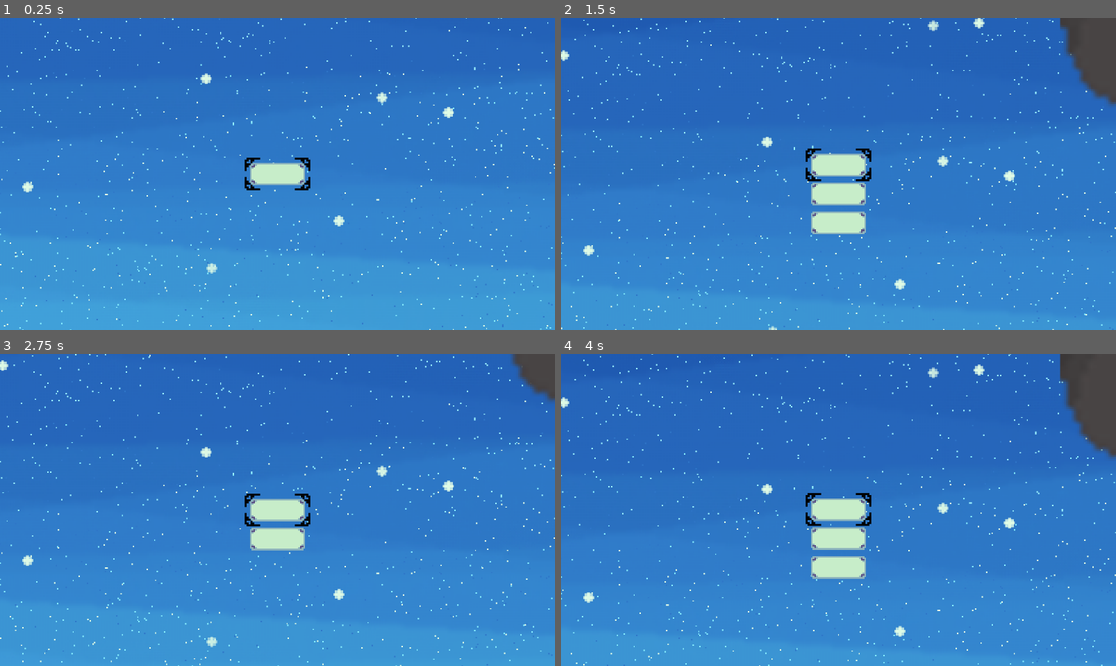
Above: before the commit, frames 1-4 (two rows, left to right).
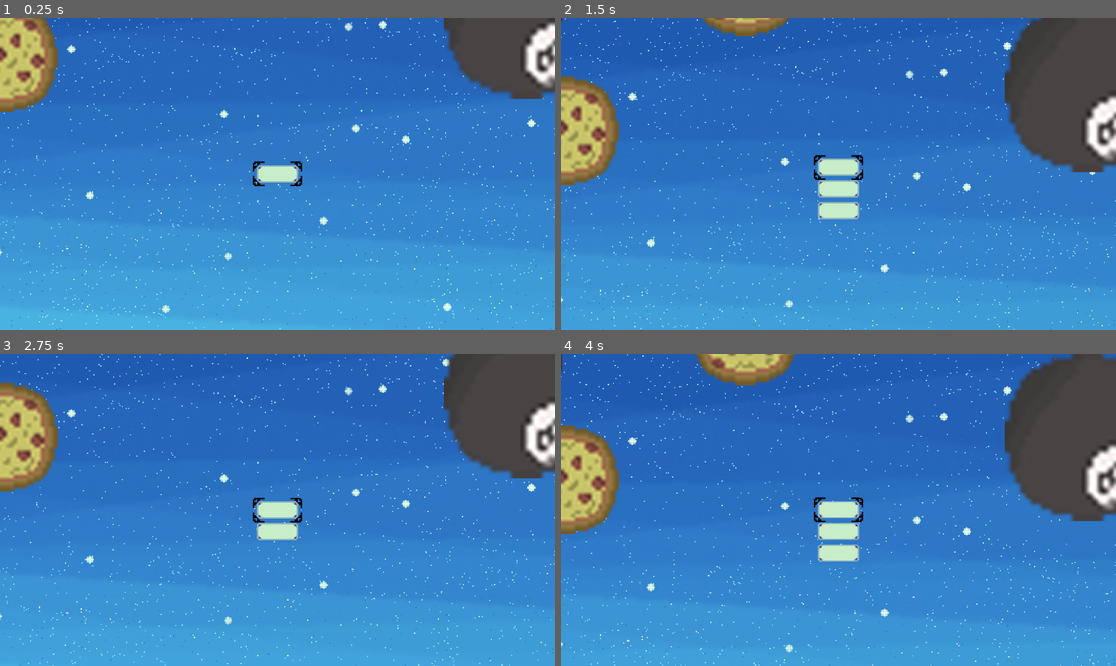
Above: after the commit, the same moments.

Repository: Suramya87/Data-structure-game
Game: Godot game, scene res://scenes/game.tscn
The game is run twice, just before and just after one commit, with the same random seed, the same clock (stepped at 60 frames per second) and the same inputs.
Inputs:
- Up to frame 1 (0.25 s): no input
- Up to frame 2 (1.5 s): tap Enter at 0.5 s; tap F (Find) at 0.6 s; tap Space (add) at 1.25, 1.35 s
- Up to frame 3 (2.75 s): tap X (remove) at 2.1 s
- Up to frame 4 (4 s): tap F (Find) at 2.85 s; tap Enter at 3.5 s; tap Space (add) at 3.6 s

The runs differ from the first frame. In frame 1, 11% of the frame differs, in the area x 0-100%, y 0-100%; in frame 2, 15%; in frame 3, 13%; in frame 4, 16%.

Commit message:
fix gb scorll

Diff:
--- a/scenes/game.tscn
+++ b/scenes/game.tscn
@@ -1,9 +1,10 @@
-[gd_scene load_steps=7 format=3 uid="uid://cqhyatbahq7j"]
+[gd_scene load_steps=8 format=3 uid="uid://cqhyatbahq7j"]
 
 [ext_resource type="Script" path="res://script/game.gd" id="1_8kh25"]
 [ext_resource type="Texture2D" uid="uid://b3lcpr06f1y4h" path="res://asset/BG.png" id="2_3yux3"]
 [ext_resource type="PackedScene" uid="uid://ba41iiawcp4j" path="res://scenes/target.tscn" id="2_wx0o0"]
 [ext_resource type="Texture2D" uid="uid://8bcvovj0nvj2" path="res://asset/bgl1.png" id="3_3al0r"]
+[ext_resource type="Texture2D" uid="uid://b27wsf5slb5xn" path="res://asset/bg2.png" id="4_7agkq"]
 [ext_resource type="Texture2D" uid="uid://cxbtt4gba3jq8" path="res://asset/layerCLOSE.png" id="5_rjlgg"]
 [ext_resource type="Texture2D" uid="uid://bemqyjn8u2fa3" path="res://asset/blue star layer (1).png" id="6_iuje2"]
 
@@ -16,7 +17,7 @@
 
 [node name="ParallaxLayer" type="ParallaxLayer" parent="ParallaxBackground"]
 texture_filter = 2
-motion_mirroring = Vector2(0, 700)
+motion_mirroring = Vector2(0, 1400)
 
 [node name="Sprite2D" type="Sprite2D" parent="ParallaxBackground/ParallaxLayer"]
 z_index = -10
@@ -24,6 +25,17 @@
 position = Vector2(1, 1)
 scale = Vector2(0.729286, 0.729286)
 texture = ExtResource("2_3yux3")
+
+[node name="ParallaxLayer6" type="ParallaxLayer" parent="ParallaxBackground"]
+texture_filter = 2
+motion_mirroring = Vector2(0, 1400)
+
+[node name="Sprite2D" type="Sprite2D" parent="ParallaxBackground/ParallaxLayer6"]
+z_index = -10
+texture_filter = 2
+position = Vector2(1, 700)
+scale = Vector2(0.729286, 0.729286)
+texture = ExtResource("4_7agkq")
 
 [node name="ParallaxLayer2" type="ParallaxLayer" parent="ParallaxBackground"]
 motion_scale = Vector2(1, 0.5)
--- a/scenes/target.tscn
+++ b/scenes/target.tscn
@@ -26,6 +26,6 @@
 
 [node name="Camera2D" type="Camera2D" parent="."]
 rotation = -6.28319
-zoom = Vector2(4, 4)
+zoom = Vector2(3, 3)
 position_smoothing_enabled = true
 position_smoothing_speed = 10.0
Binary file added: asset/bg2.png
Not shown, added: asset/bg2.png.import
